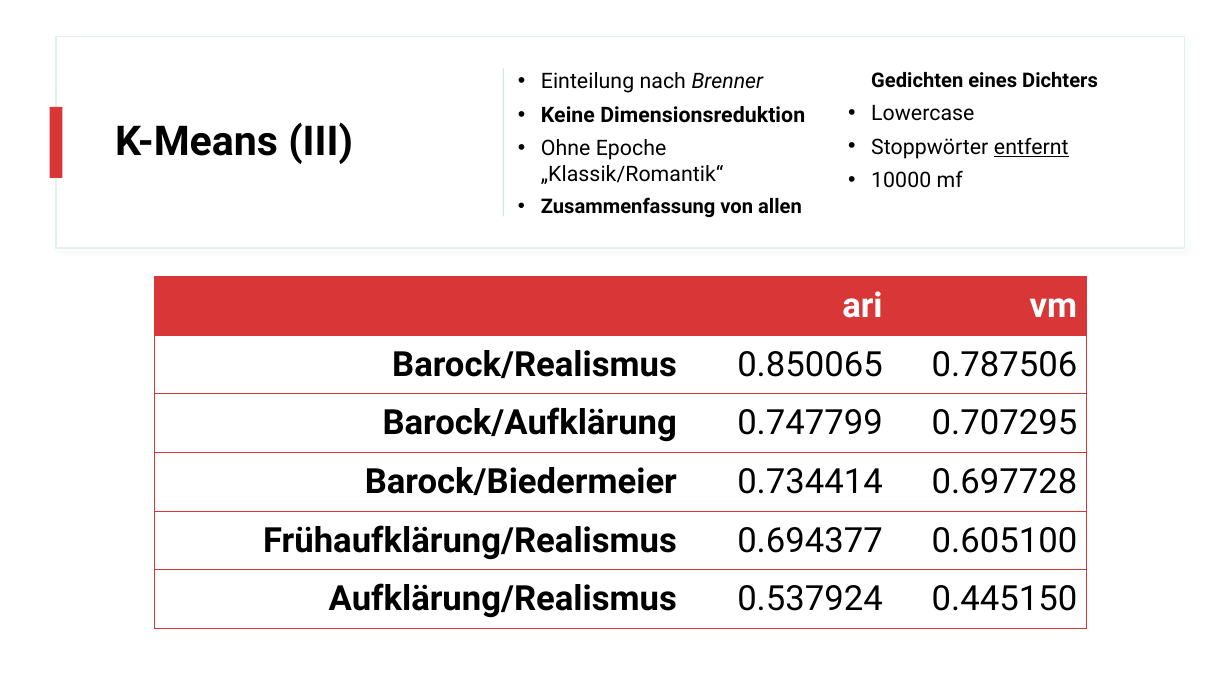
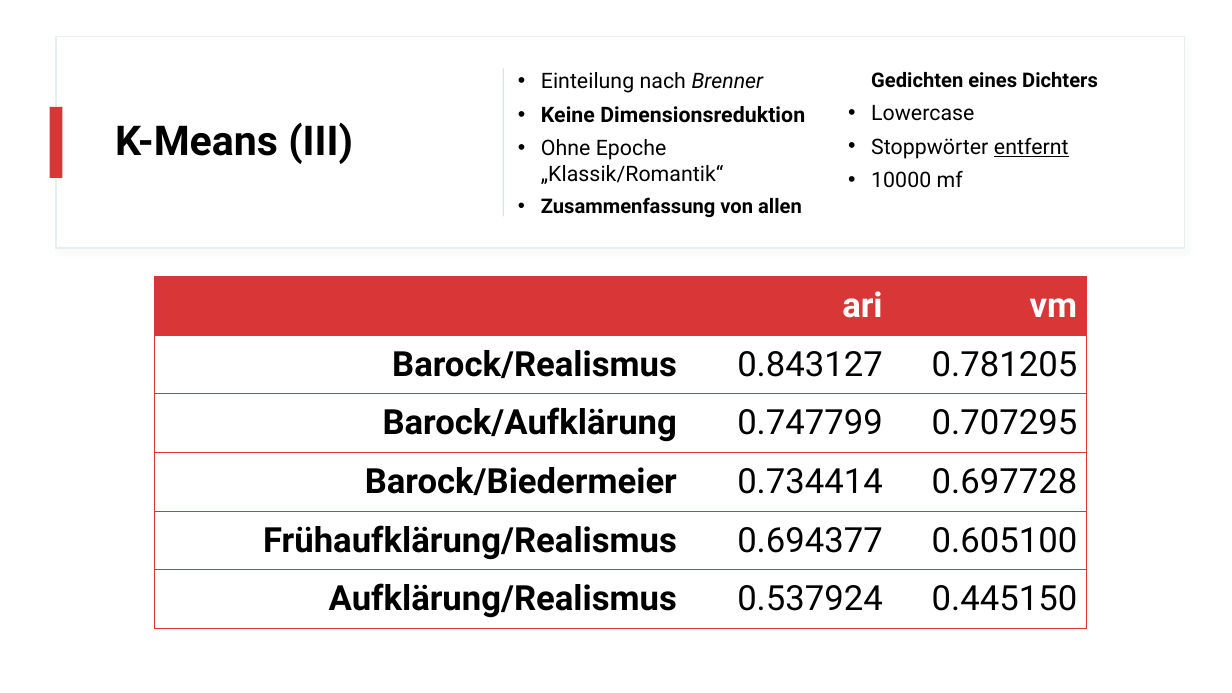
Before and after one commit to realjanpaulus/clusterpoems, a slide deck: slide 25 of presentation/clustering_presentation.pptx (slide 24 before the commit). Drawn at 1232x693 pixels with LibreOffice and Linux fonts; fonts in the diff are those of the drawing. Boxes give left, top, right and bottom in pixels: in the first picture for what was removed or moved away, otherwise in the second. Text is boxed around its words. In the diff, an @@ line names an element or a change of style, - is before the commit and + after.

```diff
--- a/presentation/clustering_presentation.pptx
+++ b/presentation/clustering_presentation.pptx
@@ table at (154,276,1086,628) @@
-row 2, column 2: 0.850065
+row 2, column 2: 0.843127
-row 2, column 3: 0.787506
+row 2, column 3: 0.781205
```
Also in this commit, not shown: 7 other slides changed, 4 slides added, 13 other files.
